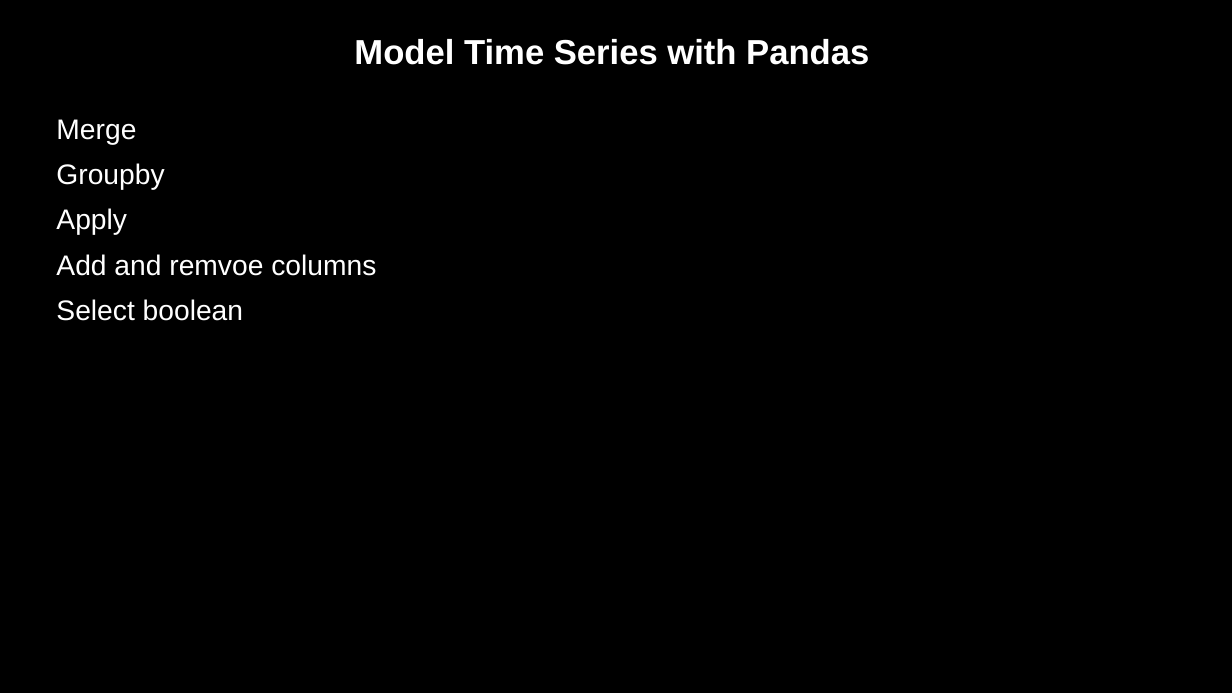
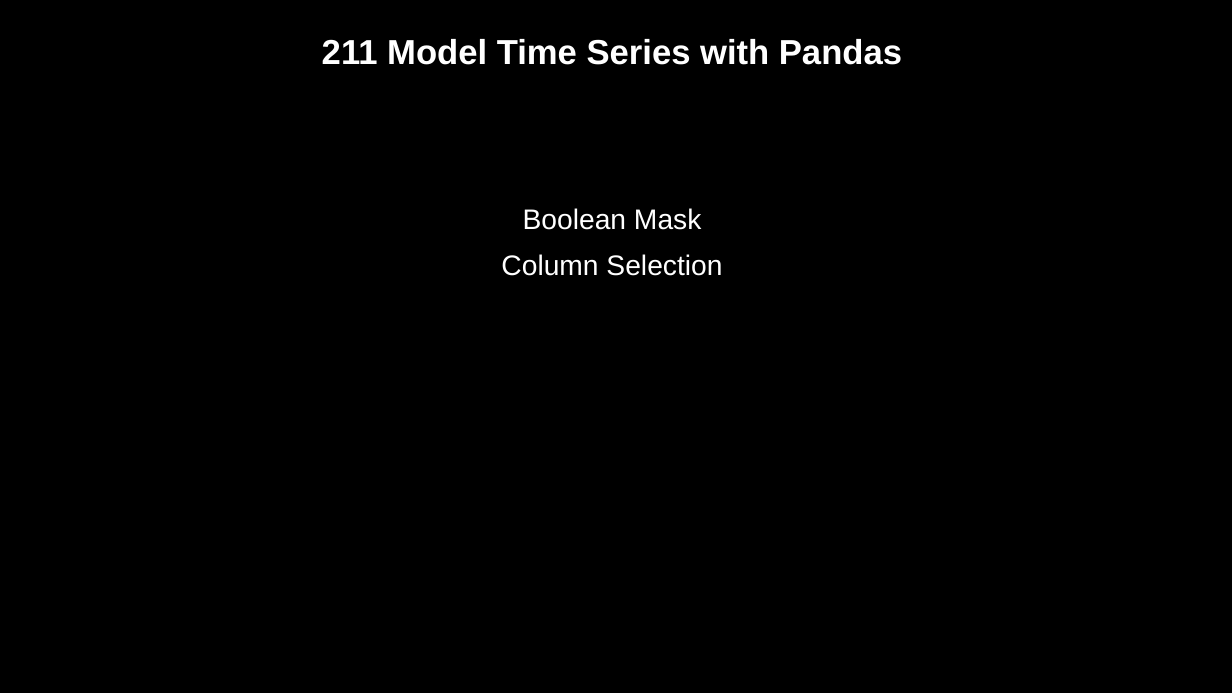
Before and after one commit to crosscompute/analytical-tutorials, a slide deck: slide 29 of slides/CrossDisciplinaryAnalyticsWithPython.odp. Drawn at 1232x693 pixels with LibreOffice and Linux fonts; fonts in the diff are those of the drawing. Boxes give left, top, right and bottom in pixels: in the first picture for what was removed or moved away, otherwise in the second. Text is boxed around its words. In the diff, an @@ line names an element or a change of style, - is before the commit and + after.

```diff
--- a/slides/CrossDisciplinaryAnalyticsWithPython.odp
+++ b/slides/CrossDisciplinaryAnalyticsWithPython.odp
@@ title at <box>322,39,902,65</box>: text changed @@
-Model Time Series with Pandas
+211 Model Time Series with Pandas
@@ text at <box>501,208,722,276</box>: text changed @@
-Merge
-Groupby
-Apply
-Add and remvoe columns
-Select boolean
+Boolean Mask
+Column Selection
```
Also in this commit, not shown: 20 other slides changed, 5 slides added, 6 slides removed, 22 other files.
